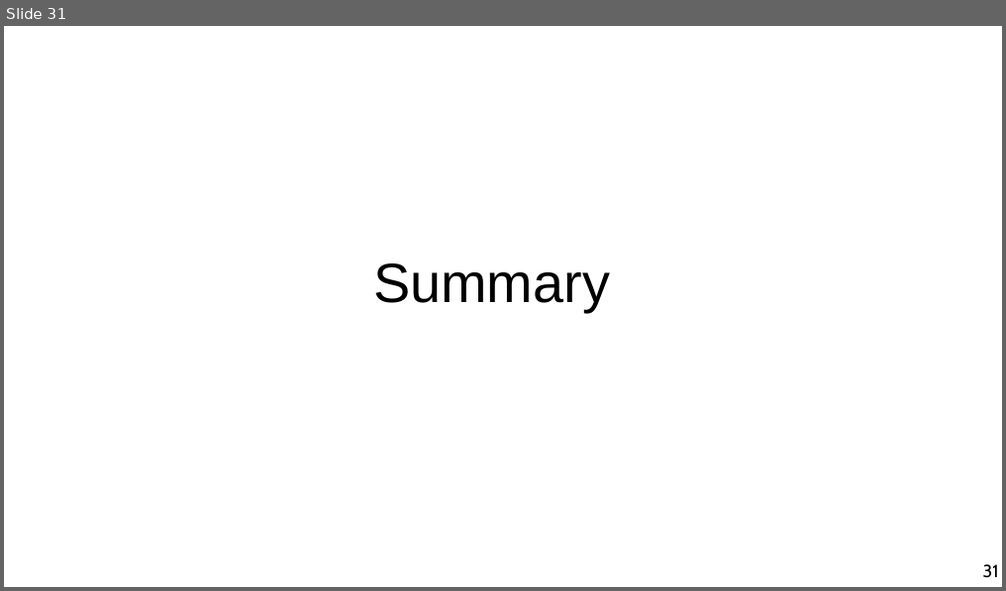
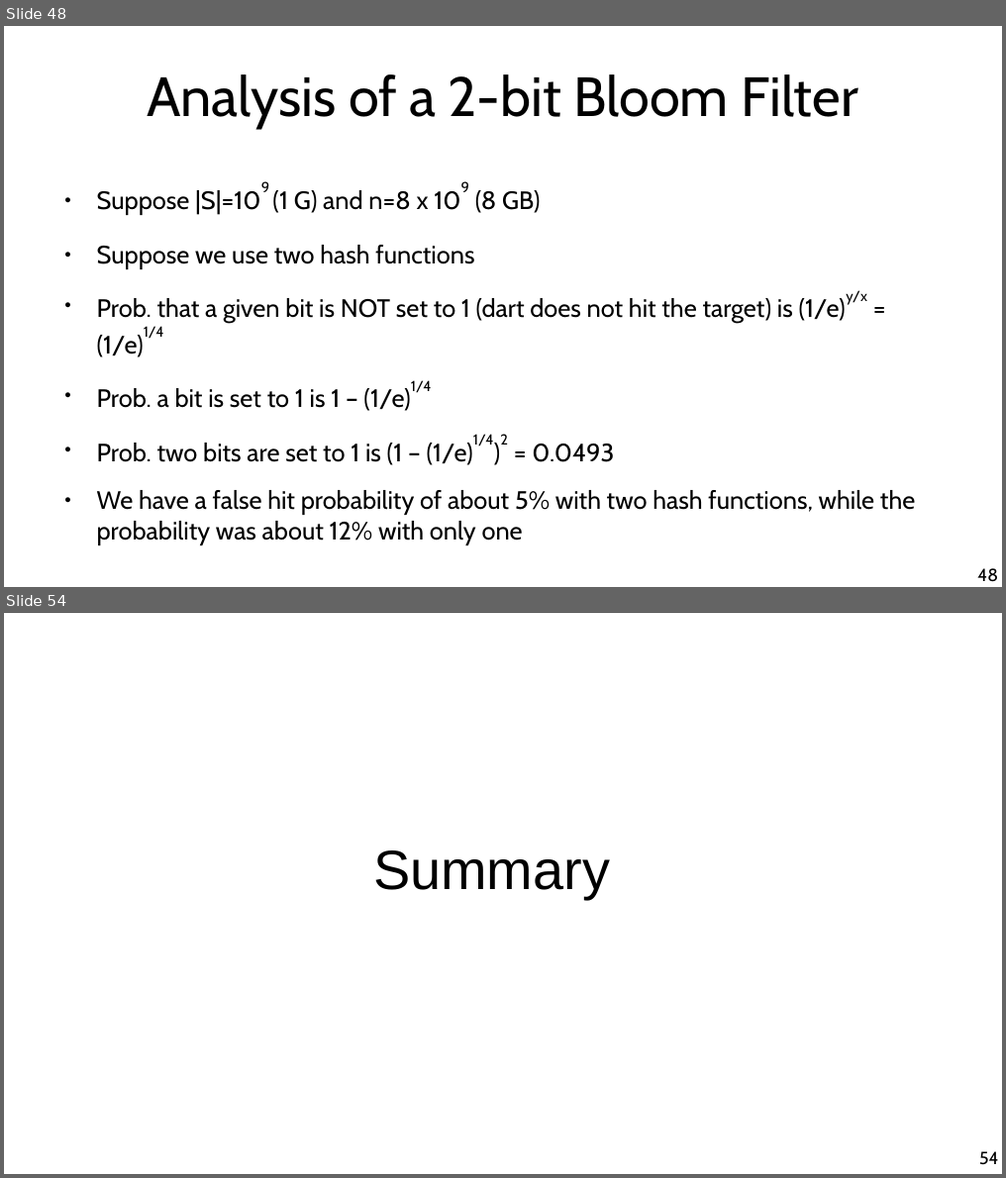
Before and after one commit to chatox/data-mining-course, a slide deck: theory/tt10_streaming.odp. Shown one above the other, each under a label of ours: slide 31 before the commit, slides 48 and 54 after it; the slides between them are not shown. The pictures are 1006x591 and 1006x1178 pixels, drawn with LibreOffice and Linux fonts; fonts in the diff are those of the drawing. Boxes give left, top, right and bottom in pixels: in the first picture for what was removed or moved away, otherwise in the second. Text is boxed around its words. In the diff, an @@ line names an element or a change of style, - is before the commit and + after.

Commit message:
Up to bloom filters

```diff
--- a/theory/tt10_streaming.odp
+++ b/theory/tt10_streaming.odp
@@ slide 48 added at [4,26,1002,587], background #FFFFFF @@
@@ title added at [147,75,858,129], 44 pt, text #000000 @@
+Analysis of a 2-bit Bloom Filter
@@ text added at [97,190,915,546], 20 pt, text #000000 @@
+● Suppose |S|=109 (1 G) and n=8 x 109 (8 GB)
+● Suppose we use two hash functions
+● Prob. that a given bit is NOT set to 1 (dart does not hit the target) is (1/e)y/x = (1/e)1/4
+● Prob. a bit is set to 1 is 1 – (1/e)1/4
+● Prob. two bits are set to 1 is (1 – (1/e)1/4)2 = 0.0493
+● We have a false hit probability of about 5% with two hash functions, while the probability was about 12% with only one
@@ page number added at [977,569,998,582], 14 pt, text #000000 @@
+48
@@ what was slide 31 is now slide 54 @@
@@ page number at [979,1152,999,1165]: text changed @@
-31
+54
```
Also in this commit, not shown: 2 slides changed, 22 other slides added.
